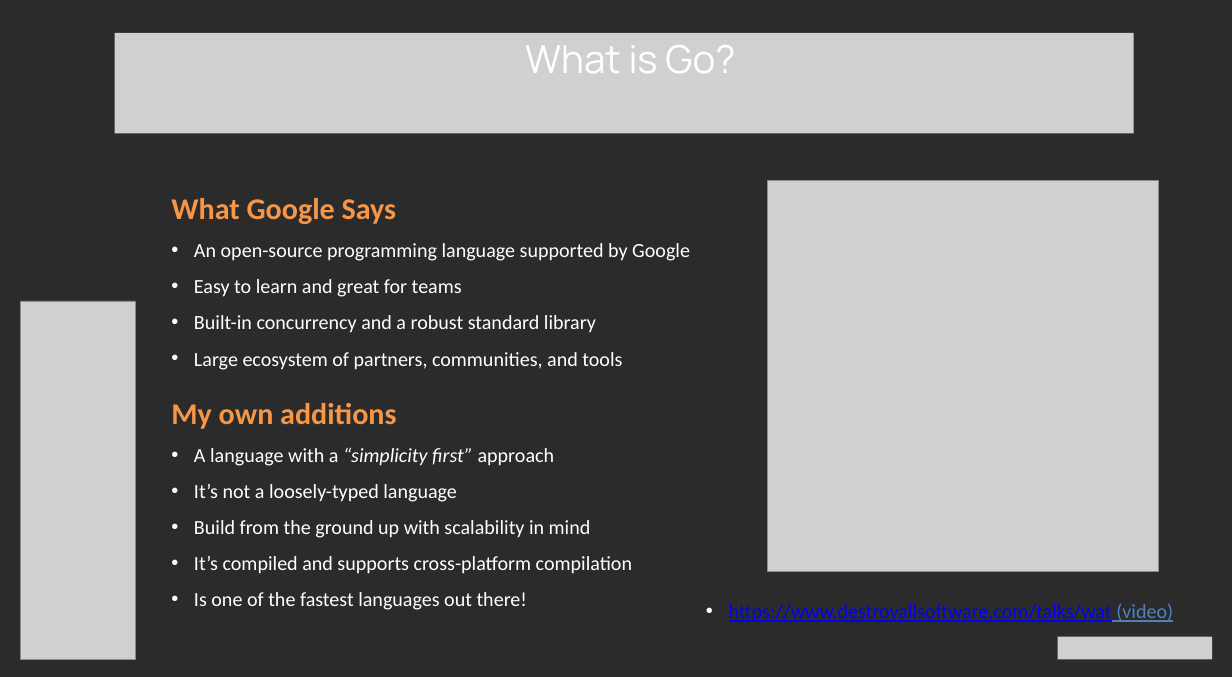
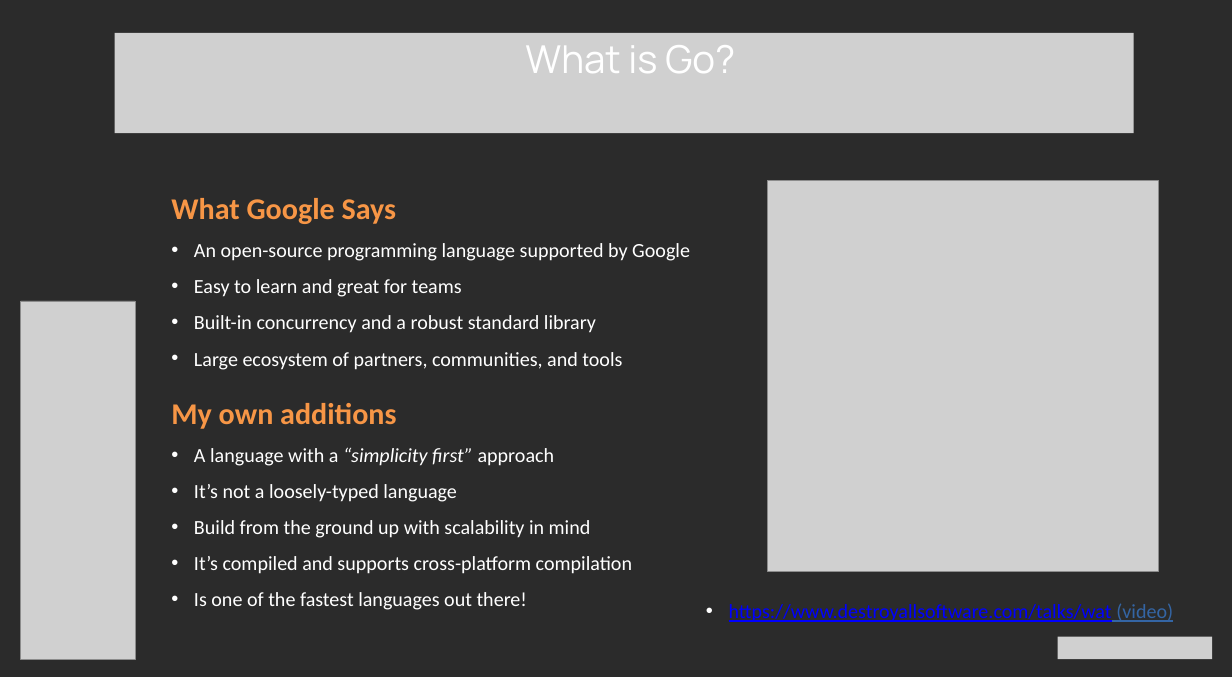
Before and after one commit to mitchelkoster/inholland-2025, a slide deck: slide 4 of presentation.pptx. Drawn at 1232x677 pixels with LibreOffice and Linux fonts; fonts in the diff are those of the drawing; grey boxes stand for pictures; background and template pictures are left out; a plain dark background stands for a picture behind light text. Boxes give left, top, right and bottom in pixels: in the first picture for what was removed or moved away, otherwise in the second. Text is boxed around its words. In the diff, an @@ line names an element or a change of style, - is before the commit and + after.

Commit message:
Fixed linke colors

```diff
--- a/presentation.pptx
+++ b/presentation.pptx
@@ text "https://www.destroyallsoftware.com/talks/wat (video)" at <box>729,603,1173,622</box>: text colour #4F81BD to #3465A4 in "(video)" @@
```
Also in this commit, not shown: 58 other slides changed.
